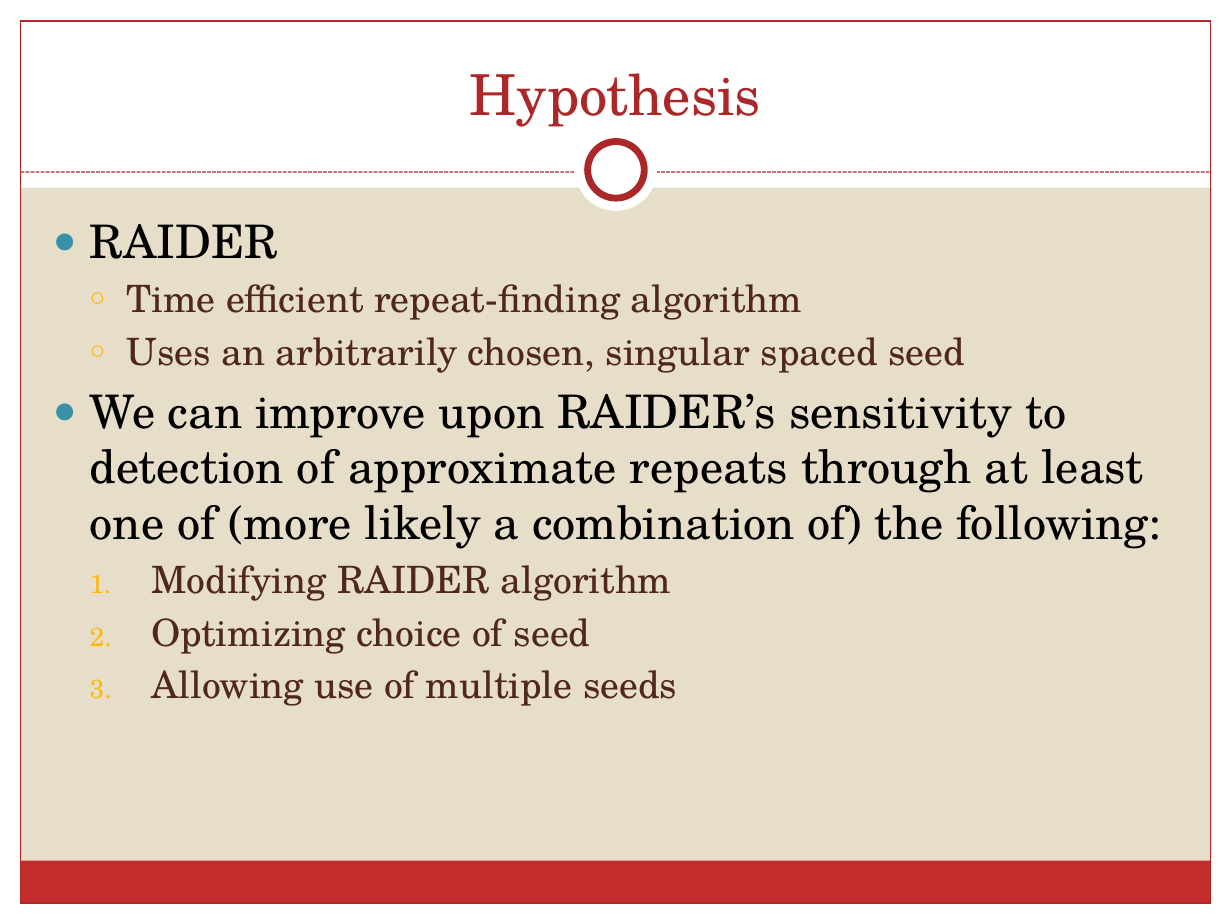
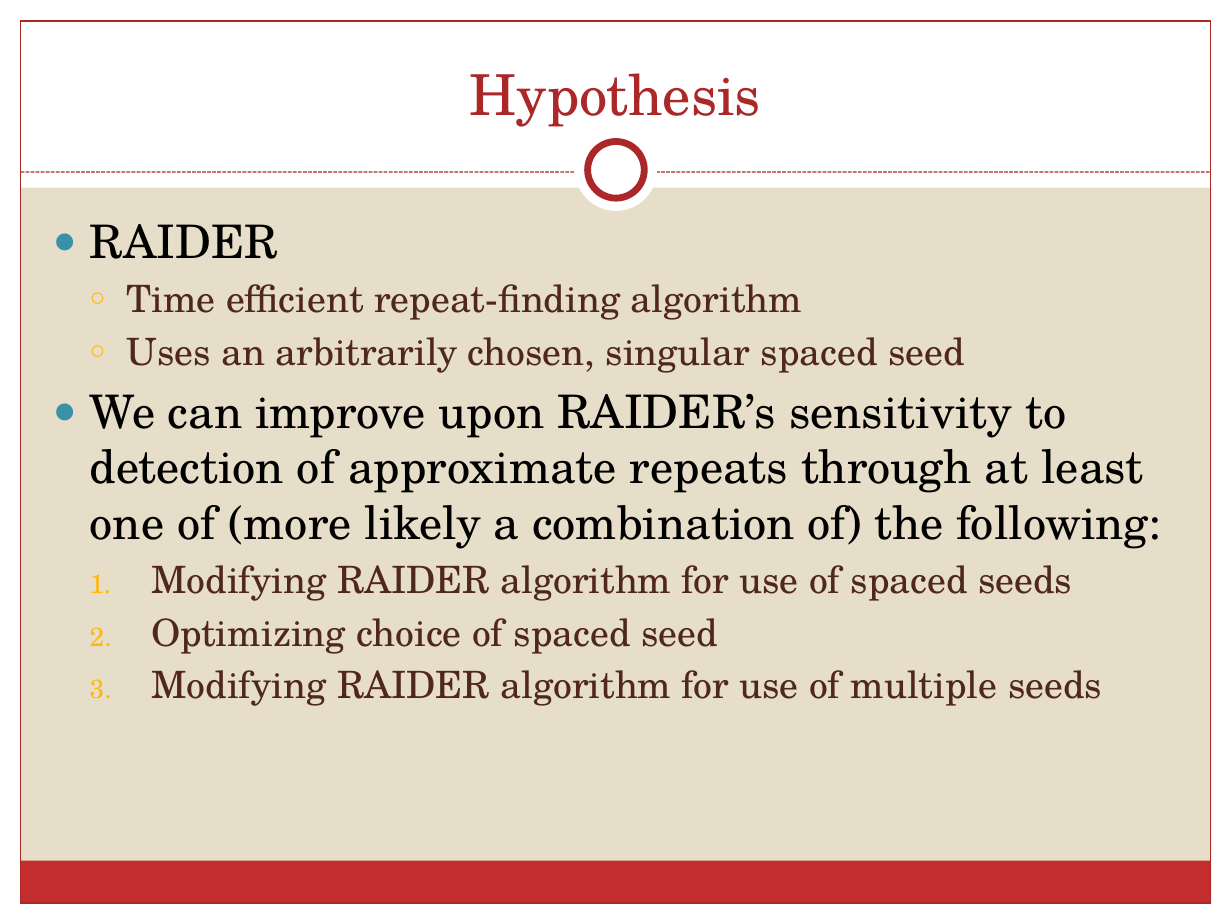
Before and after one commit to schaefce/proposal, a slide deck: slide 13 of SchaefferProposal.pptx (slide 12 before the commit). Drawn at 1232x924 pixels with LibreOffice and Linux fonts; fonts in the diff are those of the drawing. Boxes give left, top, right and bottom in pixels: in the first picture for what was removed or moved away, otherwise in the second. Text is boxed around its words. In the diff, an @@ line names an element or a change of style, - is before the commit and + after.

```diff
--- a/SchaefferProposal.pptx
+++ b/SchaefferProposal.pptx
@@ text at (151,565,1102,706): text changed @@
-  1. Modifying RAIDER algorithm
-  2. Optimizing choice of seed
-  3. Allowing use of multiple seeds
+  1. Modifying RAIDER algorithm for use of spaced seeds
+  2. Optimizing choice of spaced seed
+  3. Modifying RAIDER algorithm for use of multiple seeds
```
Also in this commit, not shown: 9 other slides changed, 2 slides added, 10 other files.
